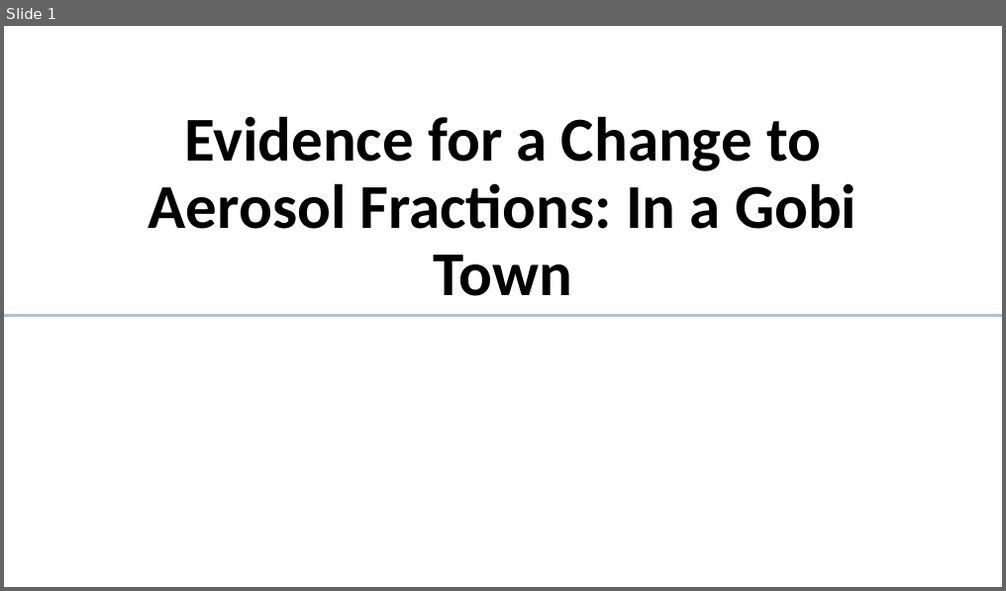
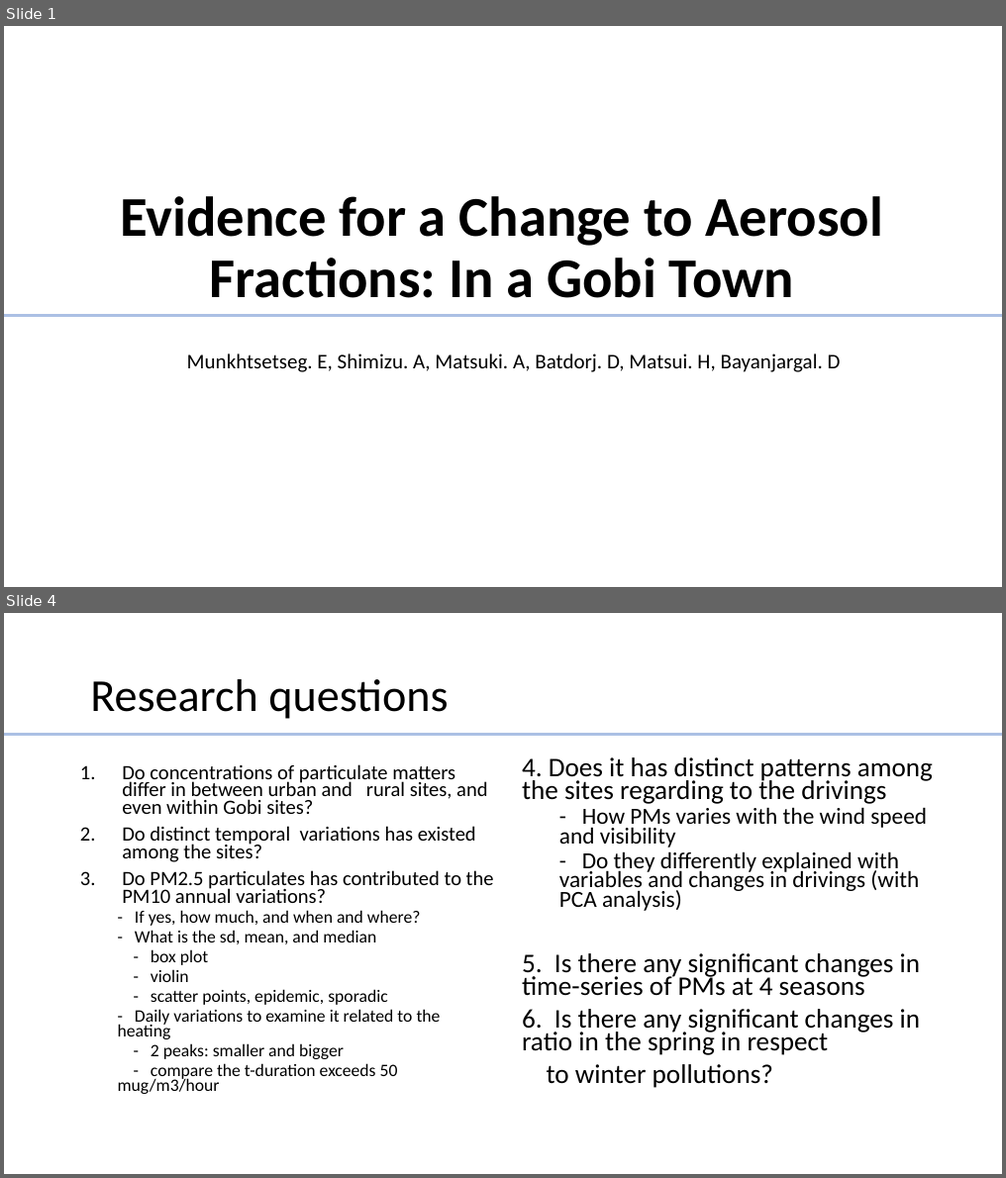
Before and after one commit to EmouAcademy/PM-manuscript, a slide deck: visuals/ppt_presentation.pptx. Shown one above the other, each under a label of ours: slide 1 before the commit, slides 1 and 4 after it; the slides between them are not shown. The pictures are 1006x591 and 1006x1178 pixels, drawn with LibreOffice and Linux fonts; fonts in the diff are those of the drawing. Boxes give left, top, right and bottom in pixels: in the first picture for what was removed or moved away, otherwise in the second. Text is boxed around its words. In the diff, an @@ line names an element or a change of style, - is before the commit and + after.

```diff
--- a/visuals/ppt_presentation.pptx
+++ b/visuals/ppt_presentation.pptx
@@ slide 4 added at box(4, 613, 1002, 1174), background #FFFFFF @@
@@ title added at box(90, 679, 448, 719), 44 pt, text #000000 @@
+Research questions
@@ line added from (1002, 735) to (4, 735), #ABC0E4 3 pt @@
@@ text added at box(522, 758, 933, 1088), 25.9 pt, text #000000 @@
+4. Does it has distinct patterns among the sites regarding to the drivings
+  - How PMs varies with the wind speed and visibility
+  - Do they differently explained with variables and changes in drivings (with PCA analysis)
+5. Is there any significant changes in time-series of PMs at 4 seasons
+6. Is there any significant changes in ratio in the spring in respect
+to winter pollutions?
@@ text added at box(118, 764, 494, 1094), 16.8 pt, text #000000 @@
+1. Do concentrations of particulate matters differ in between urban and rural sites, and even within Gobi sites?
+2. Do distinct temporal variations has existed among the sites?
+3. Do PM2.5 particulates has contributed to the PM10 annual variations?
+  - If yes, how much, and when and where?
+  - What is the sd, mean, and median
+  - box plot
+  - violin
+  - scatter points, epidemic, sporadic
+  - Daily variations to examine it related to the heating
+  - 2 peaks: smaller and bigger
+  - compare the t-duration exceeds 50 mug/m3/hour
@@ slide 1 changed as well @@
@@ title "Evidence for a Change to ...": place and size @@
-title "Evidence for a Change to ..." at box(149, 116, 856, 296)
+title "Evidence for a Change to ..." at box(120, 196, 883, 298)
@@ title "Evidence for a Change to ..." at box(120, 196, 883, 298): size 60 to 54 pt @@
@@ text added at box(187, 354, 841, 372), 20 pt, text #000000 @@
+Munkhtsetseg. E, Shimizu. A, Matsuki. A, Batdorj. D, Matsui. H, Bayanjargal. D
```
Also in this commit, not shown: 10 other slides changed, 5 other slides added, 5 slides removed, 23 other files.
